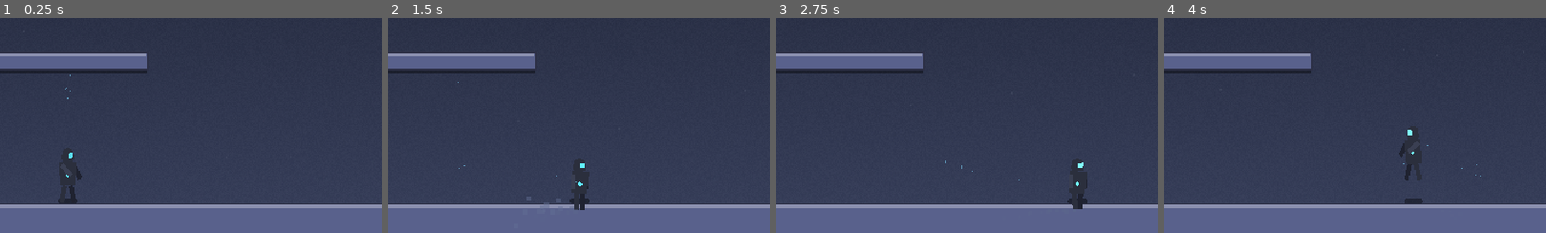
Above: before the commit, frames 1-4 (left to right).
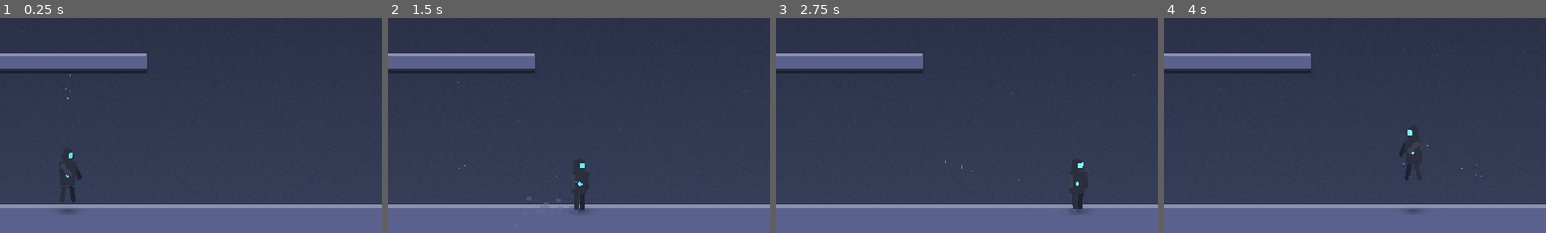
Above: after the commit, the same moments.

Repository: andy-augustine/godot-helloworld
Game: Godot game, scene res://World.tscn
Two runs of this game, one before a commit and one after it. Both use one fixed random seed, a clock stepped at 60 frames per second and the inputs below.
Inputs (mouse positions are % of the whole screen's width and height, from its top left):
- Up to frame 1 (0.25 s): no input
- Up to frame 2 (1.5 s): tap Enter (ui_accept) at 0.5 s; move the mouse to (72, 45) at 0.52 s; hold D (move_right) 0.53-1.25 s; tap Shift (dash) at 0.6 s; click (72, 45) at 0.67 s; tap Space (jump) at 0.77 s; drag from (30, 55) to (92, 26) at 1.27 s
- Up to frame 3 (2.75 s): move the mouse to (60, 28) at 2.02 s; hold D (move_right) from 2.03 s (still down); tap Shift (dash) at 2.1 s
- Up to frame 4 (4 s): release D (move_right) at 2.75 s; drag from (45, 70) to (96, 86) at 2.77 s; move the mouse to (80, 65) at 3.52 s; hold A (move_left) from 3.53 s (still down); tap Shift (dash) at 3.6 s; tap Space (jump) at 3.77 s
The pictures show only the part of the screen within x 41-91%, y 50-100%; the shares and areas given below are measured in that part.

The runs differ from the first frame. In frame 1, 0.1% of the frame differs, in the area x 15-21%, y 84-92%; in frame 2, less than 0.1%; in frame 3, 0.1%; in frame 4, 0.1%, in the area x 63-68%, y 84-91%.

Commit message:
Player shadow: soft radial-gradient under feet, was hard plate at knees
Two fixes:

Position. The previous shadow drew at hit_point.y - 4 (just above ground
top), but the player's visual rig has legs reaching to rig-y=32 — about
8px past the collision capsule's bottom (rig-y=24). Net effect: shadow
appeared at the player's shin/knee level instead of his apparent feet.
Move the shadow center to hit_point.y + 8 (SHADOW_FOOT_OFFSET = -8) so
it sits at the visible foot position. Bumped Rig.z_index to 2 and the
shadow's z_index from -10 to 1 so the shadow draws above the ground
(now overlapping the ground surface where it should) but stays behind
the player rig.

Softness. Replaced the hard-edged Polygon2D with a Sprite2D whose
texture is built once in _ready: a 56x16 RGBA8 image where each pixel's
alpha is a quadratic radial falloff from center (peak 0.42, edges 0).
Result: a feathered ellipse with no defined boundary — the previous
solid 0.45-alpha polygon read as a dinner plate the player was standing
on. The existing distance-based scale + modulate.a multiplier still
work; the texture's baked falloff composes with them.

Co-Authored-By: Claude Opus 4.7 (1M context) <noreply@anthropic.com>

Diff:
--- a/player/player.gd
+++ b/player/player.gd
@@ -91,18 +91,26 @@
 @onready var _wall_sparks: CPUParticles2D = $Rig/WallSlideSparks
 @onready var _dash_trail: CPUParticles2D = $Rig/DashTrail
 @onready var _wall_slide_audio: AudioStreamPlayer = $WallSlideAudio
-@onready var _ground_shadow: Polygon2D = $GroundShadow
+@onready var _ground_shadow: Sprite2D = $GroundShadow
 @onready var _shadow_raycast: RayCast2D = $ShadowRaycast
 
 # Shadow projection — shadow stays on the floor below the player even mid-air.
 # Distance falloff: shadow shrinks + dims as the player flies higher, so a fast
 # ascent reads as "lifting off" and a fall reads as "approaching ground" before
 # they actually land. Raycast probes down 600px; beyond that, shadow hides.
-const SHADOW_FOOT_OFFSET: float = 4.0      # px above ground the shadow draws (just-above-surface)
+const SHADOW_FOOT_OFFSET: float = -8.0     # px the shadow's center sits BELOW ground top.
+                                            # Negative = below ground. The visible top half blends
+                                            # into the ground edge; the bottom half overlaps the
+                                            # ground surface (visible because shadow z=1 > ground z=0)
+                                            # — this matches the apparent foot position of the rig
+                                            # (legs render to rig-y=32, ~8px below the collision capsule
+                                            # bottom). Soft texture handles the actual feathering.
 const SHADOW_MAX_DISTANCE: float = 280.0   # distance at which shrink/dim saturate
 const SHADOW_MIN_SCALE: float = 0.55       # scale at SHADOW_MAX_DISTANCE
 const SHADOW_MIN_ALPHA: float = 0.18       # alpha at SHADOW_MAX_DISTANCE
-const SHADOW_BASE_ALPHA: float = 0.45      # alpha at zero distance (matches the polygon's authored color)
+const SHADOW_BASE_ALPHA: float = 0.55      # alpha modulator at zero distance — soft texture has its own
+                                            # radial falloff baked in (peak 0.42 at center, 0 at edges),
+                                            # so this is a multiplier; .55 keeps the densest pixel near 0.23
 const DASH_TINT := Color(1.0, 0.85, 0.55, 1.0)  # warm cream while dashing
 const _NORMAL_TINT := Color(1, 1, 1, 1)
 var _was_dashing: bool = false
@@ -123,6 +131,38 @@
 const LAND_DUST_MIN_VEL: float = 200.0  # fall velocity below which landing is silent
 const HEAVY_LANDING_MIN_VEL: float = 950.0   # below this, no camera shake (regular jumps stay quiet)
 const HEAVY_LANDING_MAX_VEL: float = 1700.0  # shake intensity saturates here
+
+
+func _ready() -> void:
+	# Soft elliptical shadow texture — built in code so we don't ship a 56x16
+	# binary image asset. The radial falloff (smoothstep-ish) baked into alpha
+	# is what gives the shadow its "haze" quality vs the previous hard-edged
+	# Polygon2D oval, which read as a dinner plate under the player's knees.
+	_ground_shadow.texture = _build_shadow_texture()
+
+
+# Returns a 56x16 RGBA8 ImageTexture with a soft radial-falloff oval. Center
+# pixel is 42% black; alpha drops as a quadratic of the elliptical distance
+# from center, hitting 0 at the texture edges. The result reads as a feathered
+# shadow with no sharp boundary — the "plate" look came from a single uniform
+# alpha across a hard polygon edge.
+func _build_shadow_texture() -> ImageTexture:
+	var w: int = 56
+	var h: int = 16
+	var img: Image = Image.create(w, h, false, Image.FORMAT_RGBA8)
+	var cx: float = w * 0.5
+	var cy: float = h * 0.5
+	var rx: float = w * 0.5
+	var ry: float = h * 0.5
+	for y in range(h):
+		for x in range(w):
+			var dx: float = (x - cx) / rx
+			var dy: float = (y - cy) / ry
+			var d: float = sqrt(dx * dx + dy * dy)
+			var a: float = clampf(1.0 - d, 0.0, 1.0)
+			a = a * a  # quadratic falloff for softer center, sharper feather
+			img.set_pixel(x, y, Color(0, 0, 0, a * 0.42))
+	return ImageTexture.create_from_image(img)
 
 
 func _physics_process(delta: float) -> void:
--- a/player/player.tscn
+++ b/player/player.tscn
@@ -589,6 +589,7 @@
 shape = SubResource("CapsuleShape2D_player")
 
 [node name="Rig" type="Node2D" parent="." unique_id=240806815]
+z_index = 2
 
 [node name="Squash" type="Node2D" parent="Rig" unique_id=633727717]
 
@@ -718,11 +719,9 @@
 [node name="AnimationPlayer" type="AnimationPlayer" parent="." unique_id=811606432]
 libraries/ = SubResource("AnimationLibrary_hg6s5")
 
-[node name="GroundShadow" type="Polygon2D" parent="."]
+[node name="GroundShadow" type="Sprite2D" parent="."]
 top_level = true
-z_index = -10
-color = Color(0, 0, 0, 0.45)
-polygon = PackedVector2Array(-13, 0, -11, -3, 0, -4, 11, -3, 13, 0, 11, 3, 0, 4, -11, 3)
+z_index = 1
 
 [node name="ShadowRaycast" type="RayCast2D" parent="."]
 target_position = Vector2(0, 600)
